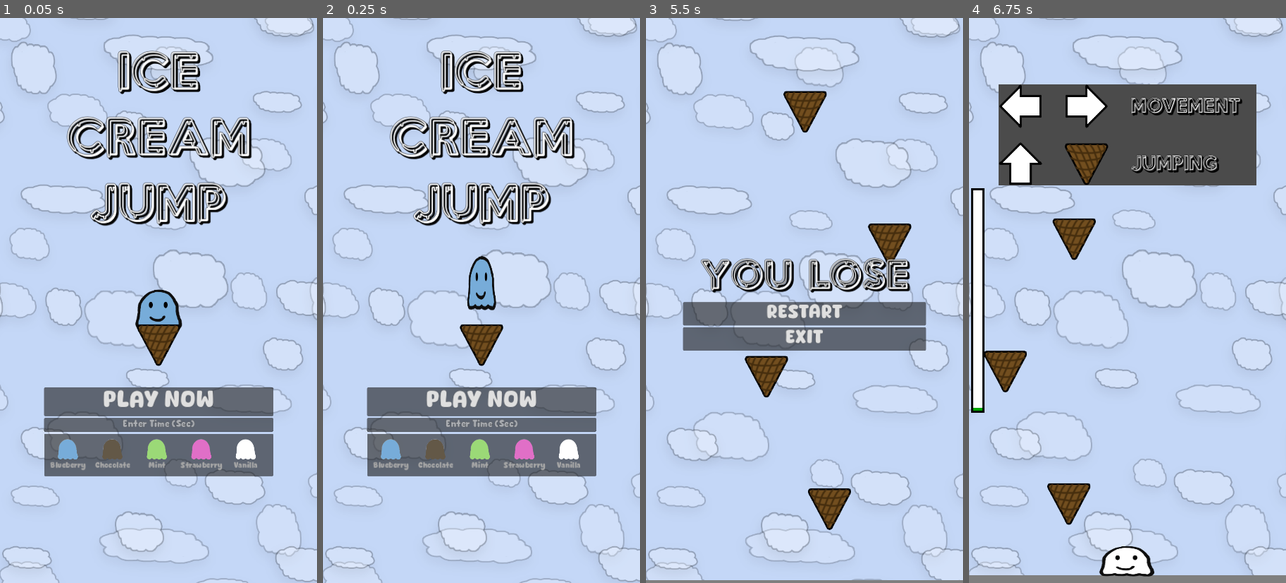
Above: before the commit, frames 1-4 (left to right).
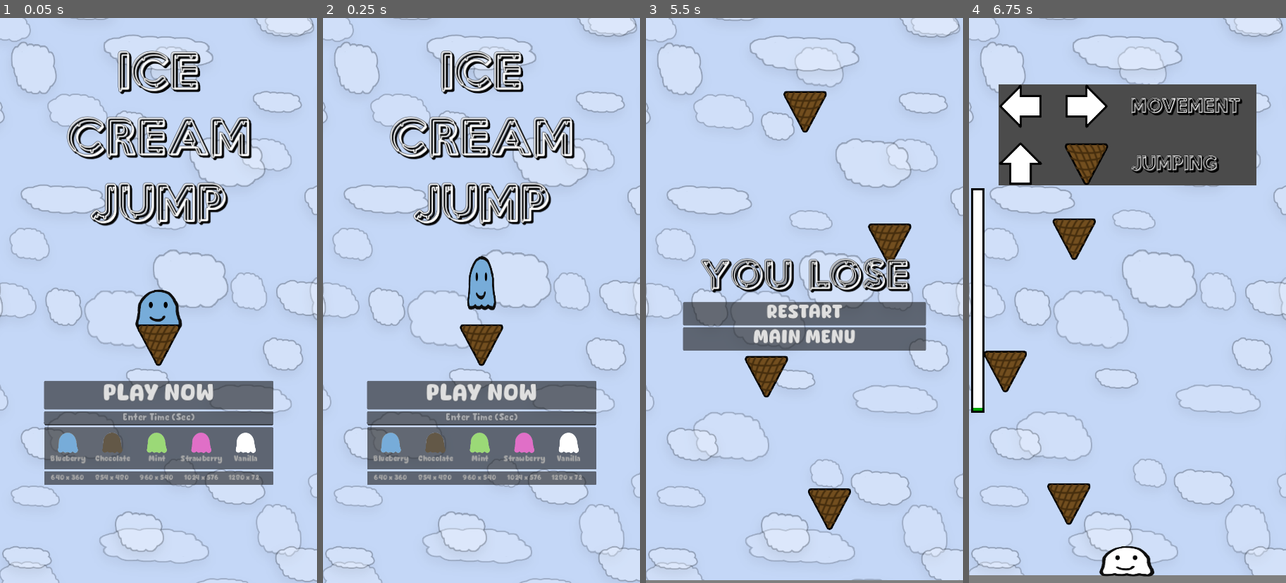
Above: after the commit, the same moments.

Repository: bsu-cs315/E2-hovell
Game: Godot game, scene res://title/title.tscn
The game is run twice, just before and just after one commit, with the same random seed, the same clock (stepped at 60 frames per second) and the same inputs.
Inputs (mouse positions are in pixels of both pictures, inside the frame that each line leads up to):
- Up to frame 1 (0.05 s): no input
- Up to frame 2 (0.25 s): no input
- Up to frame 3 (5.5 s): click (804, 424) at 0.52 s; type "12" at 0.6 s; click "PLAY NOW" at 1.25 s; hold D (move_right) 2.03-3.53 s; tap W (jump) at 2.27, 3.02, 4.52, 5.27 s; hold A (move_left) 3.53-4.28 s; hold D (move_right) from 4.28 s (still down)
- Up to frame 4 (6.75 s): release D (move_right) at 5.75 s; click "EXIT" (after the commit: "MAIN MENU") at 5.75 s; click "PLAY NOW" at 6.5 s

The runs differ from the first frame. In frame 1, 5.5% of the frame differs, in the area x 13-87%, y 64-83%; in frame 2, 5.5%; in frame 3, 0.5%; in frame 4, nothing differs.

Commit message:
Add screen size menu on title scene

Diff:
--- a/project/hud/hud.tscn
+++ b/project/hud/hud.tscn
@@ -152,7 +152,7 @@
 z_as_relative = false
 layout_mode = 2
 theme = ExtResource("6_ahb3w")
-text = "EXIT"
+text = "MAIN MENU"
 
 [node name="GameWinBar" type="ColorRect" parent="."]
 z_index = 20
--- a/project/project.godot
+++ b/project/project.godot
@@ -23,9 +23,7 @@
 
 window/size/viewport_width=720
 window/size/viewport_height=1280
-window/size/mode=2
 window/size/resizable=false
-window/size/borderless=true
 window/stretch/mode="canvas_items"
 window/handheld/orientation=1
 
--- a/project/title/title.gd
+++ b/project/title/title.gd
@@ -22,9 +22,22 @@
 		Level.update_game_timer(new_text.to_float())
 
 
-func _on_item_list_item_selected(index: int) -> void:
+func _on_flavor_input_item_selected(index: int) -> void:
 	_sound_flavor.play()
 	IceCream.update_flavor(index)
 	_flavor_sprite.set_texture(_flavor_input_object.get_item_icon(index))
 	_flavor_input_object.remove_theme_color_override("font_selected_color")
 	_flavor_input_object.add_theme_color_override("font_selected_color", IceCream.flavor_color())
+
+
+func _on_resolution_input_item_selected(index: int) -> void:
+	if index == 0:
+		get_window().size = Vector2i(360, 640)
+	elif index == 1:
+		get_window().size = Vector2i(480, 854)
+	elif index == 2:
+		get_window().size = Vector2i(540, 960)
+	elif index == 3:
+		get_window().size = Vector2i(576, 1024)
+	elif index == 4:
+		get_window().size = Vector2i(720, 1280)
--- a/project/title/title.tscn
+++ b/project/title/title.tscn
@@ -170,6 +170,25 @@
 item_4/text = "Vanilla"
 item_4/icon = ExtResource("9_iyccw")
 
+[node name="ResolutionInput" type="ItemList" parent="VBoxContainer"]
+layout_mode = 2
+theme_override_constants/h_separation = 22
+theme_override_fonts/font = ExtResource("5_8fqn8")
+theme_override_font_sizes/font_size = 15
+allow_reselect = true
+allow_rmb_select = true
+allow_search = false
+auto_height = true
+text_overrun_behavior = 0
+item_count = 5
+max_columns = 5
+same_column_width = true
+item_0/text = "640 x 360"
+item_1/text = "854 x 480"
+item_2/text = "960 x 540"
+item_3/text = "1024 x 576"
+item_4/text = "1280 x 720"
+
 [node name="ParallaxBackground" parent="." instance=ExtResource("5_vxqxq")]
 
 [node name="Title" type="Label" parent="."]
@@ -198,4 +217,5 @@
 
 [connection signal="pressed" from="VBoxContainer/PlayButton" to="." method="_on_play_button_pressed"]
 [connection signal="text_changed" from="VBoxContainer/TimeInput" to="." method="_on_line_edit_text_changed"]
-[connection signal="item_selected" from="VBoxContainer/FlavorInput" to="." method="_on_item_list_item_selected"]
+[connection signal="item_selected" from="VBoxContainer/FlavorInput" to="." method="_on_flavor_input_item_selected"]
+[connection signal="item_selected" from="VBoxContainer/ResolutionInput" to="." method="_on_resolution_input_item_selected"]
